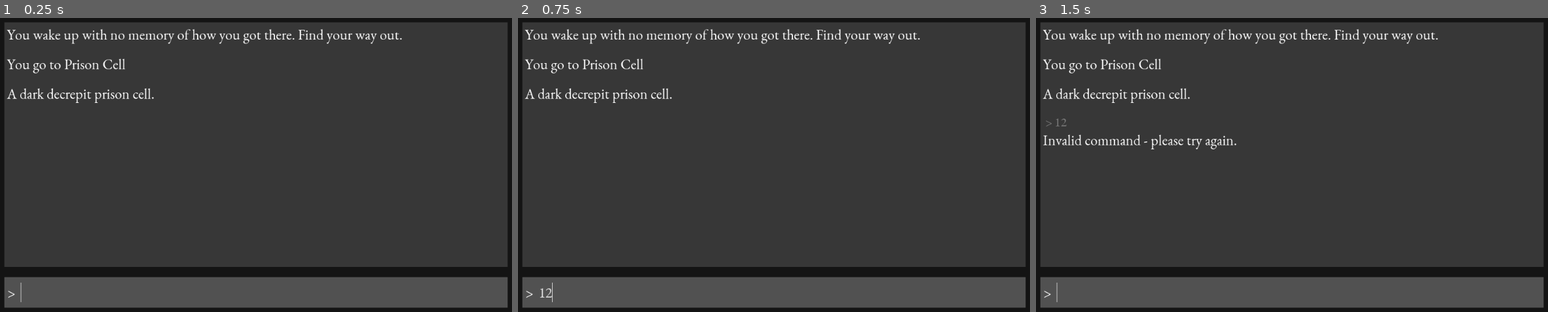
Above: before the commit, frames 1-3 (left to right).
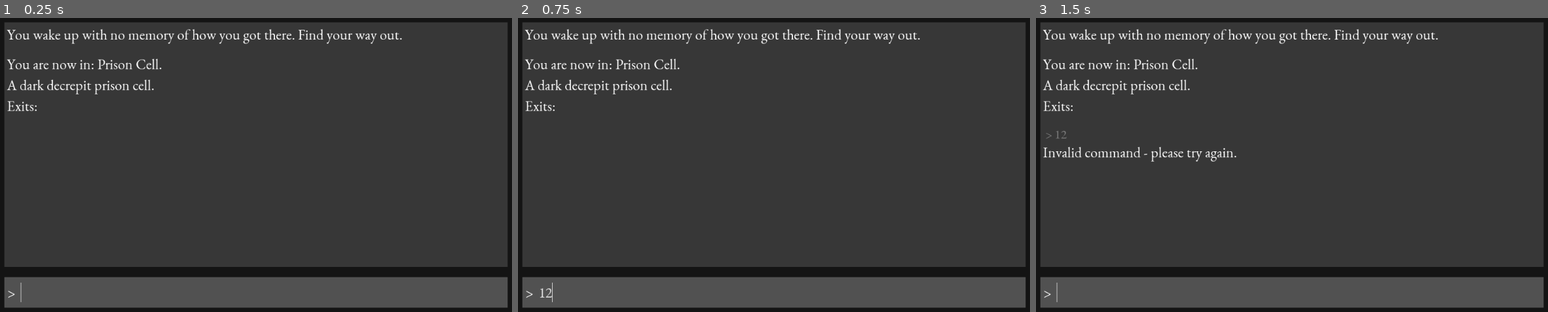
Above: after the commit, the same moments.

Repository: philipuriarte/Godot-Retro-Text-Adventure-Tutorial
Game: Godot game, scene res://scenes/game.tscn
Two runs of this game, one before a commit and one after it. Both use one fixed random seed, a clock stepped at 60 frames per second and the inputs below.
Inputs (mouse positions are in pixels of both pictures, inside the frame that each line leads up to):
- Up to frame 1 (0.25 s): no input
- Up to frame 2 (0.75 s): click (784, 291) at 0.52 s; type "12" at 0.6 s
- Up to frame 3 (1.5 s): tap Enter at 1.25 s

The runs differ from the first frame. In frame 1, 1.2% of the frame differs, in the area x 1-32%, y 13-32%; in frame 2, 1.2%; in frame 3, 2.1%, in the area x 1-40%, y 13-49%.

Commit message:
Update func change_room

Diff:
--- a/logic/command_processor.gd
+++ b/logic/command_processor.gd
@@ -38,5 +38,8 @@
 
 func change_room(new_room: RoomClass):
 	current_room = new_room
-	emit_signal("response_generated", "You go to " + new_room.room_name)
-	emit_signal("response_generated", new_room.room_description)
+	var room_data = PoolStringArray([
+		"You are now in: " + new_room.room_name + ".", new_room.room_description,
+		"Exits: "
+	]).join("\n")
+	emit_signal("response_generated", room_data)
